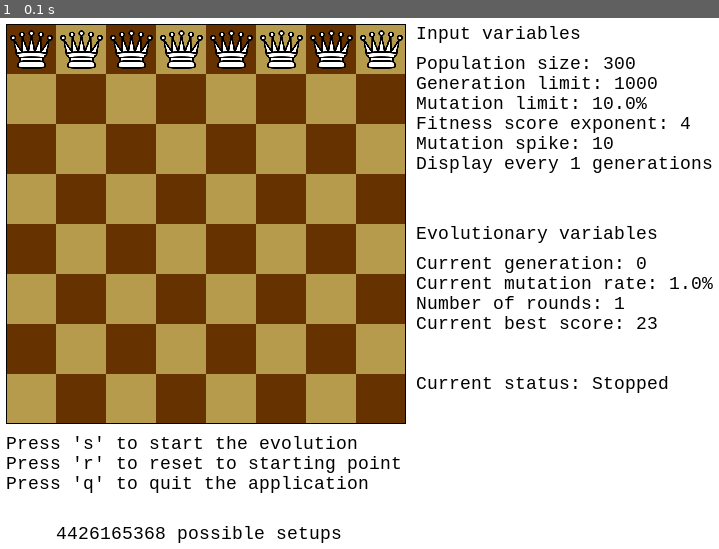
Above: before the commit, frame 1.
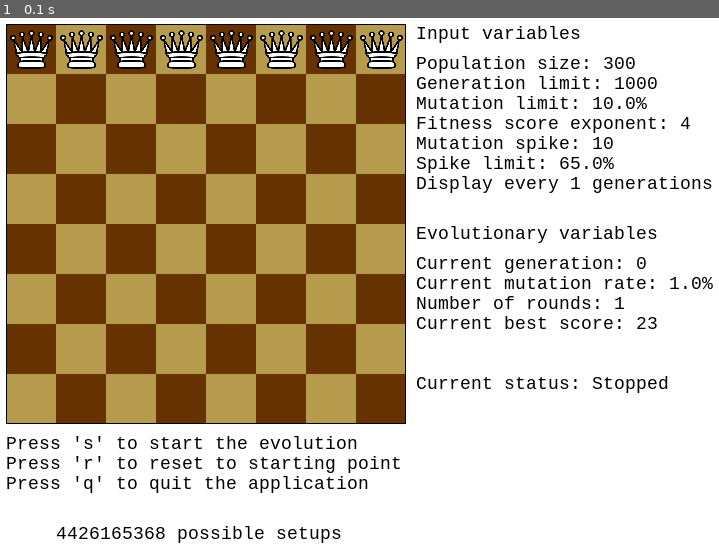
Above: after the commit, the same moment.

Repository: denes-panta/Code
Game: pygame game, started from Genetic Algorithms/8Queens/8Queens.py
Same seed, same stepped clock (60 frames per second), same inputs: the game is played once before the commit and once after it.
Inputs:
- Up to frame 1 (0.1 s): no input

The runs differ from the first frame. In frame 1, 0.8% of the frame differs, in the area x 57-100%, y 25-33%.

Commit message:
Eight Queens Chess Problem with Genetic Algorithm
https://youtu.be/45e-fSfU0wE

Diff:
--- a/Genetic Algorithms/8Queens/8Queens.py
+++ b/Genetic Algorithms/8Queens/8Queens.py
@@ -35,7 +35,6 @@
     #Proportions of near solutions
     prob_27 = 0.0
 
-
     #The total possible values calculated for reference
     bruteforce = int(math.factorial(64) / (math.factorial(8) * math.factorial(56)))
 
@@ -45,7 +44,8 @@
 
     #np.random.seed(117)
 
-    def __init__(self, pop, max_mutaProb, max_spike, exponent, max_gen, display):
+    def __init__(self, pop, max_mutaProb, max_spike,
+                 spike_limit, exponent, max_gen, display):
         #Input variables
         #Size of the population
         self.n = pop
@@ -60,10 +60,10 @@
         #Mutation spike control
         self.max_spike = max_spike
         self.mutaspike = int(math.floor(self.n / max_spike))
+        self.mutaspike_limit = spike_limit
         #Initialise the pygame Display
         pg.init()
         self.fnt = pg.font.SysFont("monospace", 18)
-
         self.screen = pg.display.set_mode((800, 600))
         self.screen.fill(self.WHITE)
         pg.display.set_caption("ChessBoard - 8Queens")
@@ -253,6 +253,7 @@
         new_scores = []
         #Reset the paragon index and score to 0
         self.paragon_is = [0, 0]
+	#Count the number of near solutions
         count_27 = 0
 
         #Calculate the scores for each speciment,
@@ -368,8 +369,8 @@
             else:
                 self.mutaspike += int(math.floor(self.n / self.max_spike))
             self.mutation = self.prob_27 * (self.n / self.mutaspike)
-            if self.mutation > 1:
-                self.mutation = 1
+            if self.mutation > self.mutaspike_limit:
+                self.mutation = self.mutaspike_limit
 
     #Status label
     def status_label(self, status):
@@ -457,10 +458,15 @@
                                    (self.BLACK))
         self.screen.blit(l_spike, (460, 160))
 
+        l_spk_lmt = self.fnt.render("Spike limit: %.1f%%" % (self.mutaspike_limit * 100),
+                                   True,
+                                   (self.BLACK))
+        self.screen.blit(l_spk_lmt, (460, 180))
+
         l_mutalim = self.fnt.render("Display every %d generations" % (self.display_generation),
                                     True,
                                     (self.BLACK))
-        self.screen.blit(l_mutalim, (460, 180))
+        self.screen.blit(l_mutalim, (460, 200))
 
         l_evol = self.fnt.render("Evolutionary variables",
                                  True,
@@ -472,6 +478,7 @@
     game = queens(pop = 300,
                   max_mutaProb = 0.1,
                   max_spike = 10,
+                  spike_limit = 0.65,
                   exponent = 4,
                   max_gen = 1000,
                   display = 1
